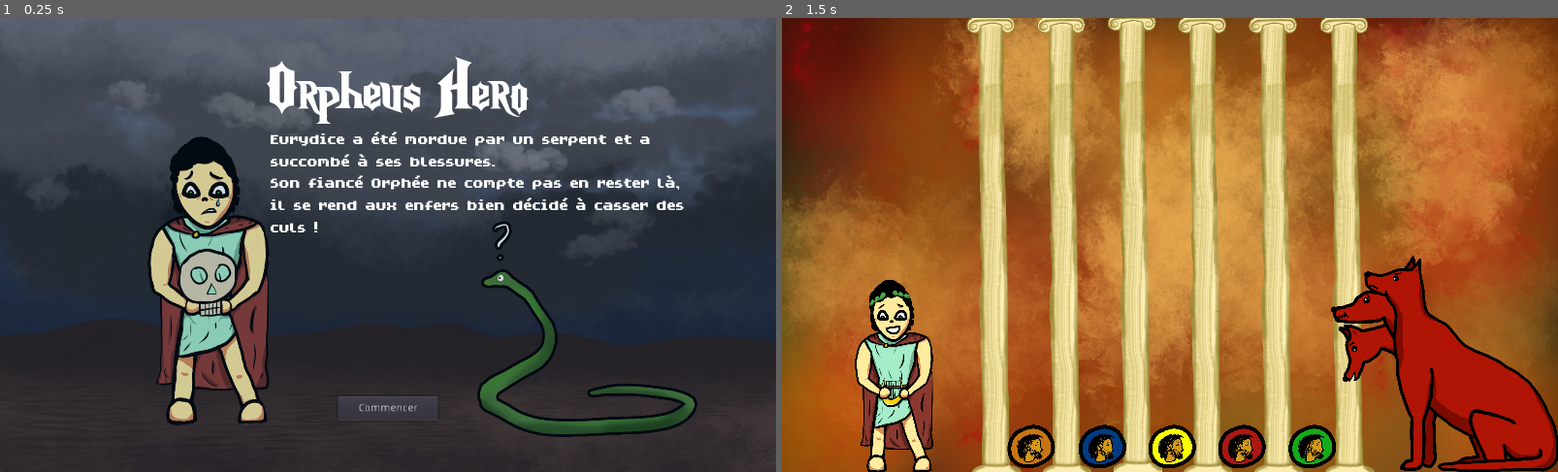
Above: before the commit, frames 1-2 (left to right).
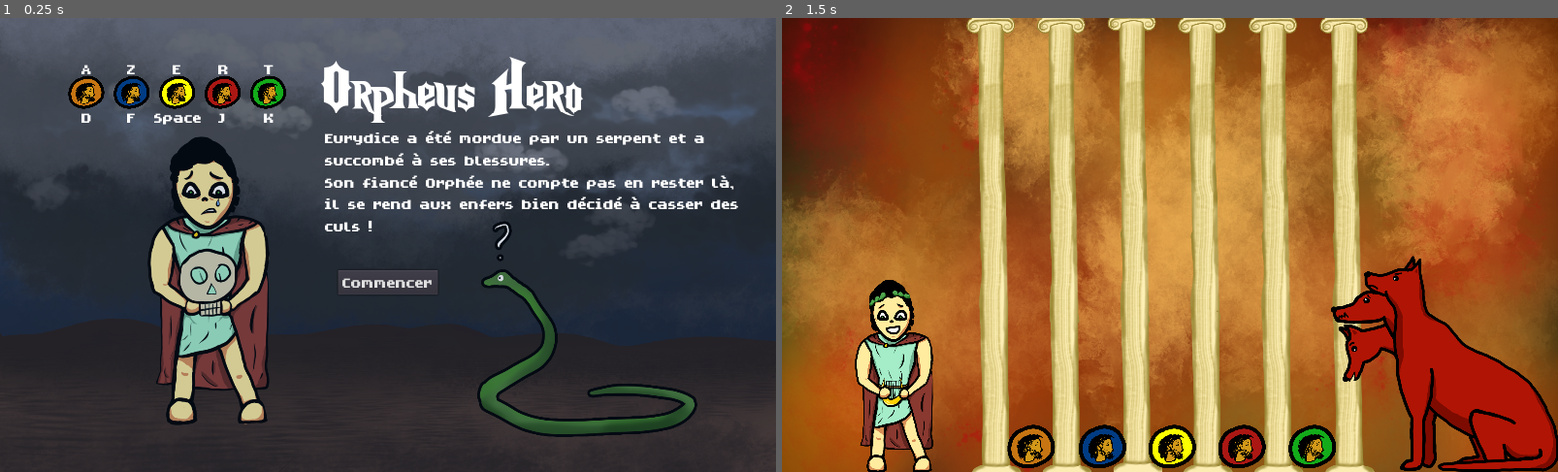
Above: after the commit, the same moments.

Repository: MarianPoirot/OrpheusHero
Game: Godot game, scene res://Scenes/UI/OpeningUI.tscn
The game is run twice, just before and just after one commit, with the same random seed, the same clock (stepped at 60 frames per second) and the same inputs. Sound files missing from this copy of the repository are replaced by a short silence.
Inputs:
- Up to frame 1 (0.25 s): no input
- Up to frame 2 (1.5 s): click "Commencer" at 0.5 s; tap Enter at 1.25 s

The runs differ from the first frame. In frame 1, 7.1% of the frame differs, in the area x 8-96%, y 8-89%; in frame 2, nothing differs.

Commit message:
Ajout tuto dans l'écran titre

Diff:
--- a/Scenes/UI/OpeningUI.tscn
+++ b/Scenes/UI/OpeningUI.tscn
@@ -1,9 +1,17 @@
-[gd_scene load_steps=7 format=2]
+[gd_scene load_steps=10 format=2]
 
 [ext_resource path="res://Scripts/UI/OpeningScript.gd" type="Script" id=1]
 [ext_resource path="res://Assets/Font/Nightmare_Hero_Normal.ttf" type="DynamicFontData" id=2]
 [ext_resource path="res://Assets/Font/HopeGold.ttf" type="DynamicFontData" id=3]
 [ext_resource path="res://Assets/Sprites/opening.png" type="Texture" id=4]
+[ext_resource path="res://Scenes/UI/Tuto.tscn" type="PackedScene" id=5]
+
+[sub_resource type="DynamicFont" id=3]
+size = 32
+font_data = ExtResource( 3 )
+
+[sub_resource type="ShortCut" id=4]
+resource_local_to_scene = true
 
 [sub_resource type="DynamicFont" id=2]
 size = 32
@@ -23,28 +31,40 @@
 scale = Vector2( 0.56372, 0.56372 )
 texture = ExtResource( 4 )
 
+[node name="Tuto" parent="CanvasLayer" instance=ExtResource( 5 )]
+margin_left = 114.478
+margin_top = 96.8577
+margin_right = 114.478
+margin_bottom = 96.8577
+
 [node name="TextureButton" type="Button" parent="CanvasLayer"]
-margin_left = 446.0
-margin_top = 500.0
-margin_right = 578.0
-margin_bottom = 532.0
+anchor_left = 0.5
+anchor_top = 0.5
+anchor_right = 0.5
+anchor_bottom = 0.5
+margin_left = -66.0
+margin_top = 33.137
+margin_right = 66.0
+margin_bottom = 65.137
+custom_fonts/font = SubResource( 3 )
+shortcut = SubResource( 4 )
 text = "Commencer"
 
 [node name="Lore" type="Label" parent="CanvasLayer"]
-margin_left = 356.951
-margin_top = 145.0
-margin_right = 907.951
-margin_bottom = 292.0
+margin_left = 428.766
+margin_top = 143.74
+margin_right = 979.766
+margin_bottom = 290.74
 custom_fonts/font = SubResource( 2 )
 text = "Eurydice a été mordue par un serpent et a succombé à ses blessures.
 Son fiancé Orphée ne compte pas en rester là, il se rend aux enfers bien décidé à casser des culs !"
 autowrap = true
 
 [node name="Title" type="Label" parent="CanvasLayer"]
-margin_left = 352.0
-margin_top = 30.0
-margin_right = 672.0
-margin_bottom = 132.0
+margin_left = 423.815
+margin_top = 28.7401
+margin_right = 774.815
+margin_bottom = 168.74
 custom_fonts/font = SubResource( 1 )
 text = "Orpheus Hero"
 
--- /dev/null
+++ b/Scenes/UI/Tuto.tscn
@@ -0,0 +1,141 @@
+[gd_scene load_steps=8 format=2]
+
+[ext_resource path="res://Assets/Sprites/coin-orange.png" type="Texture" id=1]
+[ext_resource path="res://Assets/Font/HopeGold.ttf" type="DynamicFontData" id=2]
+[ext_resource path="res://Assets/Sprites/coin-blue.png" type="Texture" id=3]
+[ext_resource path="res://Assets/Sprites/coin-green.png" type="Texture" id=4]
+[ext_resource path="res://Assets/Sprites/coin-yellow.png" type="Texture" id=5]
+[ext_resource path="res://Assets/Sprites/coin-red.png" type="Texture" id=6]
+
+[sub_resource type="DynamicFont" id=1]
+size = 32
+font_data = ExtResource( 2 )
+
+[node name="Tuto" type="Control"]
+anchor_right = 1.0
+anchor_bottom = 1.0
+
+[node name="1" type="Control" parent="."]
+margin_right = 40.0
+margin_bottom = 40.0
+
+[node name="Sprite" type="Sprite" parent="1"]
+scale = Vector2( 0.1, 0.1 )
+texture = ExtResource( 1 )
+
+[node name="Label" type="Label" parent="1"]
+margin_left = -6.0
+margin_top = -45.0
+margin_right = 10.0
+margin_bottom = -19.0
+custom_fonts/font = SubResource( 1 )
+text = "A"
+
+[node name="Label2" type="Label" parent="1"]
+margin_left = -6.0
+margin_top = 20.0
+margin_right = 10.0
+margin_bottom = 46.0
+custom_fonts/font = SubResource( 1 )
+text = "D"
+
+[node name="2" type="Control" parent="."]
+margin_left = 60.0
+margin_right = 100.0
+margin_bottom = 40.0
+
+[node name="Sprite" type="Sprite" parent="2"]
+scale = Vector2( 0.1, 0.1 )
+texture = ExtResource( 3 )
+
+[node name="Label" type="Label" parent="2"]
+margin_left = -6.0
+margin_top = -45.0
+margin_right = 10.0
+margin_bottom = -19.0
+custom_fonts/font = SubResource( 1 )
+text = "Z"
+
+[node name="Label2" type="Label" parent="2"]
+margin_left = -6.0
+margin_top = 20.0
+margin_right = 10.0
+margin_bottom = 46.0
+custom_fonts/font = SubResource( 1 )
+text = "F"
+
+[node name="3" type="Control" parent="."]
+margin_left = 120.0
+margin_right = 160.0
+margin_bottom = 40.0
+
+[node name="Sprite" type="Sprite" parent="3"]
+scale = Vector2( 0.1, 0.1 )
+texture = ExtResource( 5 )
+
+[node name="Label" type="Label" parent="3"]
+margin_left = -6.0
+margin_top = -45.0
+margin_right = 10.0
+margin_bottom = -19.0
+custom_fonts/font = SubResource( 1 )
+text = "E"
+
+[node name="Label2" type="Label" parent="3"]
+margin_left = -48.0
+margin_top = 20.0
+margin_right = 48.0
+margin_bottom = 46.0
+custom_fonts/font = SubResource( 1 )
+text = "Space"
+align = 1
+
+[node name="4" type="Control" parent="."]
+margin_left = 180.0
+margin_right = 220.0
+margin_bottom = 40.0
+
+[node name="Sprite" type="Sprite" parent="4"]
+scale = Vector2( 0.1, 0.1 )
+texture = ExtResource( 6 )
+
+[node name="Label" type="Label" parent="4"]
+margin_left = -6.0
+margin_top = -45.0
+margin_right = 10.0
+margin_bottom = -19.0
+custom_fonts/font = SubResource( 1 )
+text = "R"
+
+[node name="Label2" type="Label" parent="4"]
+margin_left = -6.0
+margin_top = 20.0
+margin_right = 10.0
+margin_bottom = 46.0
+custom_fonts/font = SubResource( 1 )
+text = "J"
+
+[node name="5" type="Control" parent="."]
+margin_left = 240.0
+margin_right = 280.0
+margin_bottom = 40.0
+
+[node name="Sprite" type="Sprite" parent="5"]
+scale = Vector2( 0.1, 0.1 )
+texture = ExtResource( 4 )
+
+[node name="Label" type="Label" parent="5"]
+margin_left = -6.0
+margin_top = -45.0
+margin_right = 10.0
+margin_bottom = -19.0
+custom_fonts/font = SubResource( 1 )
+text = "T"
+
+[node name="Label2" type="Label" parent="5"]
+margin_left = -6.0
+margin_top = 20.0
+margin_right = 10.0
+margin_bottom = 46.0
+custom_fonts/font = SubResource( 1 )
+text = "K"
